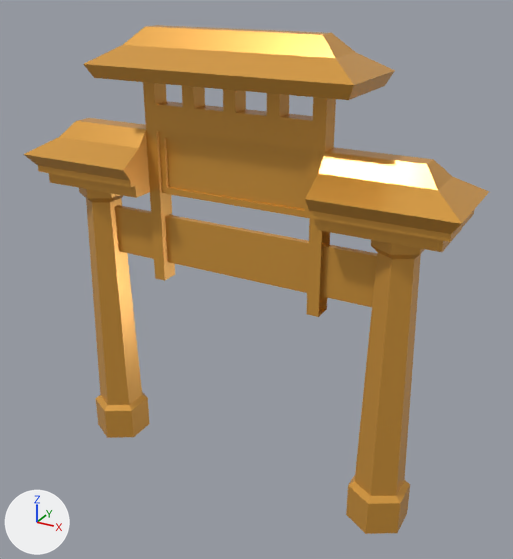
An edit to the glTF model public/models/gate-china.glb, drawn before and after from the same camera.
Rendered twice from a 50 mm camera at (5.28, -8.94, 8.19) aimed at (0.29, 0.13, 3.65). Lighting does not change. The marker at lower left points along +X, +Y and +Z. Where no turn or scale is listed for an object, it has been applied to the vertices.

Script lines for the objects in view, before the commit:
```python
me_gate_china = bpy.data.meshes.new('gate-china')
me_gate_china.from_pydata(...)  # 248 vertices, 426 faces; spans x -3.55..3.55, y -0.75..0.75, z 0.0..7.4
me_gate_china.materials.append(mat_lowpoly_colors)  # orange #e7a747
ob_gate_china = bpy.data.objects.new('gate-china', me_gate_china)
ob_gate_china.location = (0.0, 0.0, 0.0)
```
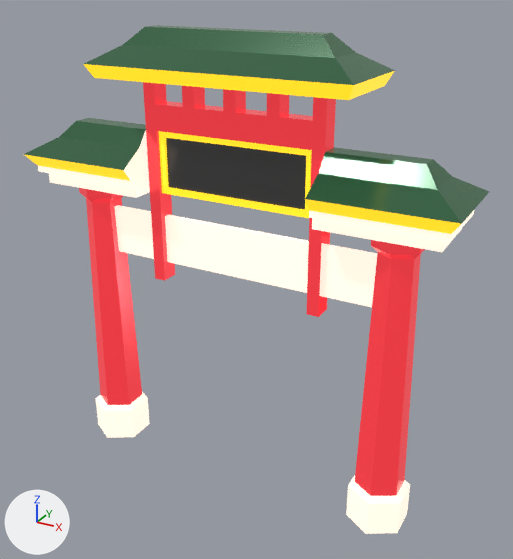
Pixel boxes (x1, y1, x2, y2) of what changed, in the pictures (513 x 559 px):
'gate-china', recoloured
    both: (24, 25, 489, 534)

The change in detail:
Picture 'base' (img_base) is new.
Material 'LOWPOLY-COLORS.001' (mat_lowpoly_colors_001) is new.
Uses the picture img_base.
me_gate_china has 248 vertices, 426 faces and spans x -3.55..3.55, y -0.75..0.75, z 0.0..7.4.
me_gate_china no longer uses material mat_lowpoly_colors (orange #e7a747).
me_gate_china now uses material mat_lowpoly_colors_001.
